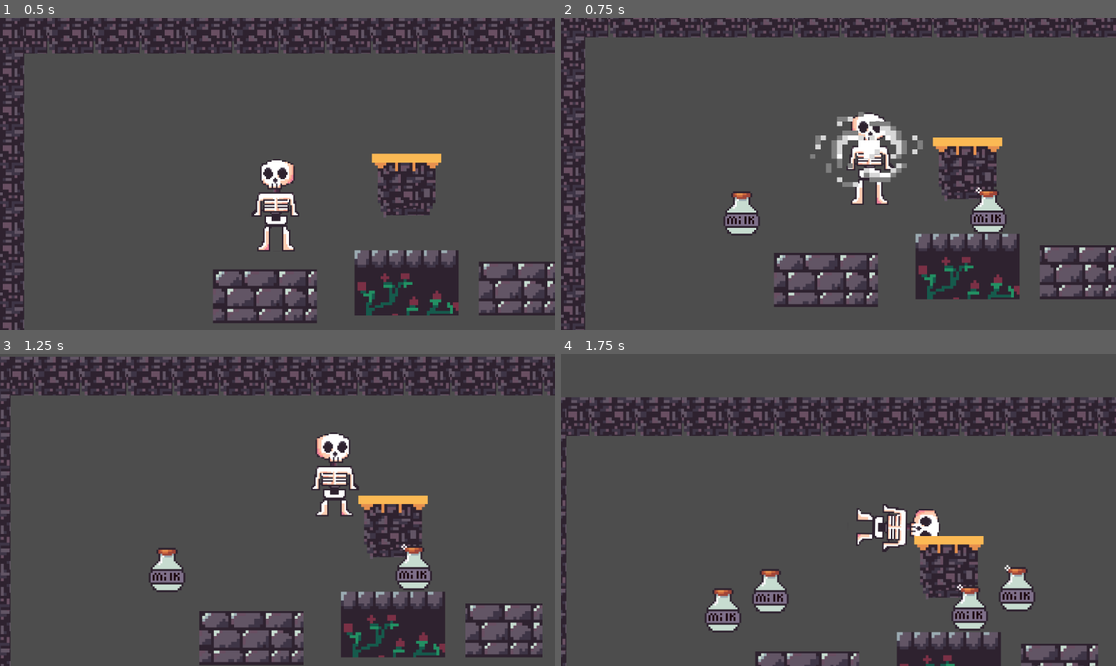
Above: before the commit, frames 1-4 (two rows, left to right).
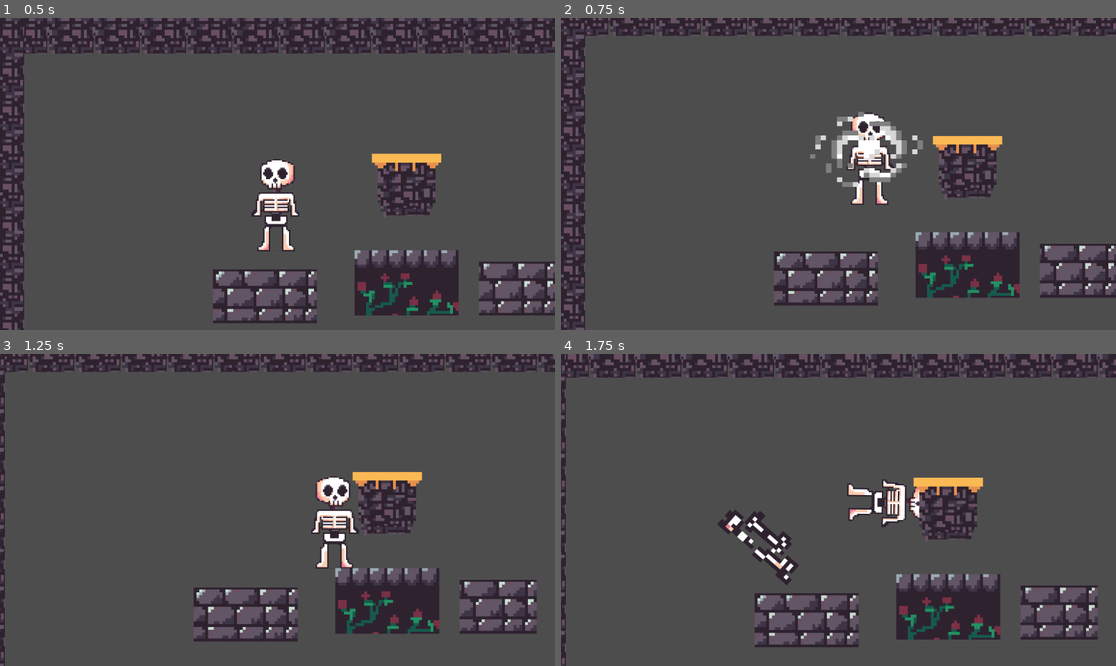
Above: after the commit, the same moments.

Repository: Hexalikk/Mini-Jame-Gam-55
Game: Godot game, scene res://scenes/main.tscn
The game is run twice, just before and just after one commit, with the same random seed, the same clock (stepped at 60 frames per second) and the same inputs.
Inputs:
- Up to frame 1 (0.5 s): no input
- Up to frame 2 (0.75 s): hold D (right) from 0.53 s (still down); tap E (throw a bone) at 0.6 s
- Up to frame 3 (1.25 s): keep holding D (right); tap Space (jump) at 0.77 s
- Up to frame 4 (1.75 s): keep holding D (right); tap E (throw a bone) at 1.35 s; tap Space (jump) at 1.52 s

Frame 1 is identical in both runs. In frame 2, 5.8% of the frame differs, in the area x 0-100%, y 0-100%; in frame 3, 21%; in frame 4, 28%.

Commit message:
bones png

Diff:
--- a/stronger-bones/scenes/player.tscn
+++ b/stronger-bones/scenes/player.tscn
@@ -6,7 +6,7 @@
 [ext_resource type="Texture2D" uid="uid://k8siangul7pu" path="res://assets/smoke.png" id="4_qlg0r"]
 
 [sub_resource type="RectangleShape2D" id="RectangleShape2D_u8vuu"]
-size = Vector2(196, 398)
+size = Vector2(196, 391)
 
 [sub_resource type="CircleShape2D" id="CircleShape2D_3vyb7"]
 radius = 70.0
@@ -159,6 +159,7 @@
 scale = Vector2(0.5, 0.5)
 
 [node name="hitbox_normal" type="CollisionShape2D" parent="." unique_id=1092267375]
+position = Vector2(0, -3.5)
 shape = SubResource("RectangleShape2D_u8vuu")
 debug_color = Color(1.6364455e-06, 0.5928822, 0.741061, 0.41960785)
 
--- a/stronger-bones/scripts/bones.gd
+++ b/stronger-bones/scripts/bones.gd
@@ -5,8 +5,8 @@
 	LEGS,
 	TORSO
 }
-const LEGS_TEXTURE  = preload("res://assets/milk.png")
-const TORSO_TEXTURE = preload("res://assets/milk.png")
+const LEGS_TEXTURE  = preload("res://assets/bone_legs.png")
+const TORSO_TEXTURE = preload("res://assets/bone_torso.png")
 
 @onready var torso_hitbox = $torso_hitbox
 @onready var leg_hitbox = $leg_hitbox
Binary file added: stronger-bones/assets/bone_legs.png
Not shown, added: stronger-bones/assets/bone_legs.png.import
Binary file added: stronger-bones/assets/bone_torso.png
Not shown, added: stronger-bones/assets/bone_torso.png.import
